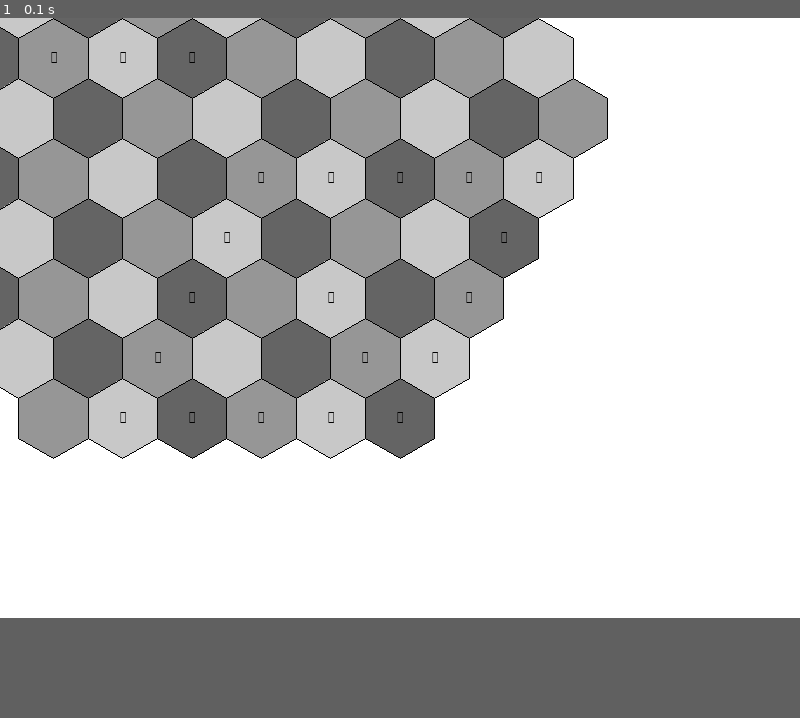
Above: before the commit, frame 1.
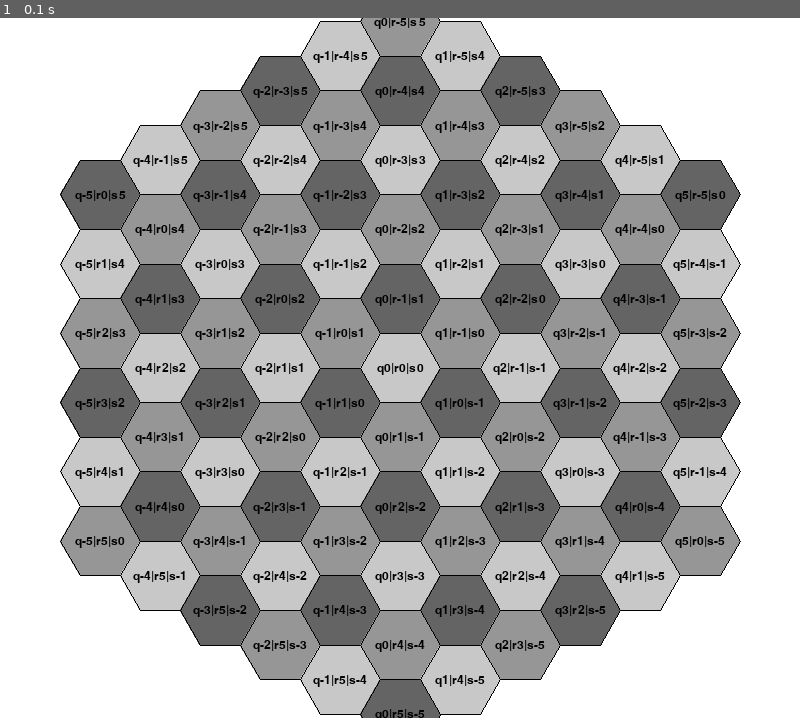
Above: after the commit, the same moment.

Repository: mitselek/chexs
Game: pygame game, started from pygame_main.py
The game is run twice, just before and just after one commit, with the same random seed, the same clock (stepped at 60 frames per second) and the same inputs.
Inputs:
- Up to frame 1 (0.1 s): no input
The window is 800x600 before the commit and 800x700 after it. Grey fills any space a smaller window leaves; there, only what the larger window draws over its background counts as a difference.

The runs differ from the first frame. In frame 1, 67% of the frame differs, in the area x 0-93%, y 0-100%.

Commit message:
reoriented the board

Diff:
--- a/pygame_main.py
+++ b/pygame_main.py
@@ -5,39 +5,46 @@
 
 # Constants
 WINDOW_WIDTH = 800
-WINDOW_HEIGHT = 600
-HEX_SIZE = 40
-HEX_HEIGHT = HEX_SIZE * 2
-HEX_WIDTH = (3 ** 0.5) * HEX_SIZE
-BOARD_OFFSET_X = WINDOW_WIDTH // 2 - HEX_WIDTH * 2.5  # Adjusted to center the board
-BOARD_OFFSET_Y = WINDOW_HEIGHT // 2 - HEX_HEIGHT * 2.5  # Adjusted to center the board
+WINDOW_HEIGHT = 700
+HEX_SIDE = 40  # Size of side of hexagon
+HEX_DIAGONAL = HEX_SIDE * 2
+HEX_HEIGHT = (3 ** 0.5) * HEX_SIDE  # Twice the apothem of the hexagon
+BOARD_OFFSET_X = WINDOW_WIDTH // 2  # Center the board horizontally
+BOARD_OFFSET_Y = WINDOW_HEIGHT // 2  # Center the board vertically
 
 # Colors
 WHITE = (255, 255, 255)
 BLACK = (0, 0, 0)
-LIGHT_GRAY = (200, 200, 200)
-DARK_GRAY = (100, 100, 100)
-COLORS = [LIGHT_GRAY, DARK_GRAY, (150, 150, 150)]  # Add a third color for variety
+TILE_1_COLOR = (200, 200, 200)
+TILE_2_COLOR = (100, 100, 100)
+TILE_3_COLOR = (150, 150, 150)
+COLORS = [TILE_1_COLOR, TILE_2_COLOR, TILE_3_COLOR]
 
 def hex_to_pixel(hex):
     """Convert hex coordinates to pixel coordinates."""
-    x = HEX_WIDTH * (hex.q + hex.r / 2)
-    y = HEX_HEIGHT * (3 / 4) * hex.r
+    x = HEX_SIDE * (hex.q * 3/2)
+    y = HEX_HEIGHT * (hex.r - hex.s) / 2
     return (x + BOARD_OFFSET_X, y + BOARD_OFFSET_Y)
 
 def draw_hex(surface, color, hex):
     """Draw a hexagon at the given hex coordinates."""
     x, y = hex_to_pixel(hex)
     points = [
-        (x + HEX_SIZE * (3 ** 0.5) / 2, y + HEX_SIZE / 2),
-        (x, y + HEX_SIZE),
-        (x - HEX_SIZE * (3 ** 0.5) / 2, y + HEX_SIZE / 2),
-        (x - HEX_SIZE * (3 ** 0.5) / 2, y - HEX_SIZE / 2),
-        (x, y - HEX_SIZE),
-        (x + HEX_SIZE * (3 ** 0.5) / 2, y - HEX_SIZE / 2),
+        (x + HEX_SIDE / 1, y),
+        (x + HEX_SIDE / 2, y + HEX_HEIGHT/2),
+        (x - HEX_SIDE / 2, y + HEX_HEIGHT/2),
+        (x - HEX_SIDE / 1, y),
+        (x - HEX_SIDE / 2, y - HEX_HEIGHT/2),
+        (x + HEX_SIDE / 2, y - HEX_HEIGHT/2),
     ]
     pygame.draw.polygon(surface, color, points, 0)
     pygame.draw.polygon(surface, BLACK, points, 1)  # Thin black line around hexagon
+
+    # Draw coordinates on the hex
+    font = pygame.font.SysFont(None, 18)
+    coord_text = font.render(f"q{hex.q}|r{hex.r}|s{hex.s}", True, BLACK)
+    coord_rect = coord_text.get_rect(center=(x, y))
+    surface.blit(coord_text, coord_rect)
 
 def draw_board(surface, board):
     """Draw the entire board."""
@@ -50,7 +57,7 @@
                 color = COLORS[color_index]
                 draw_hex(surface, color, hex)
                 piece = board.get_piece(hex)
-                if piece:
+                if piece and False:
                     piece_str = str(piece)
                     piece_text = format_piece(piece_str, use_unicode=True, use_colors=False)
                     font = pygame.font.SysFont(None, 24)
@@ -61,7 +68,7 @@
 def main():
     pygame.init()
     screen = pygame.display.set_mode((WINDOW_WIDTH, WINDOW_HEIGHT))
-    pygame.display.set_caption("Hexagonal Chess")
+    pygame.display.set_caption("Gliński's Hexagonal Chess")
     clock = pygame.time.Clock()
     board = Board()
 
